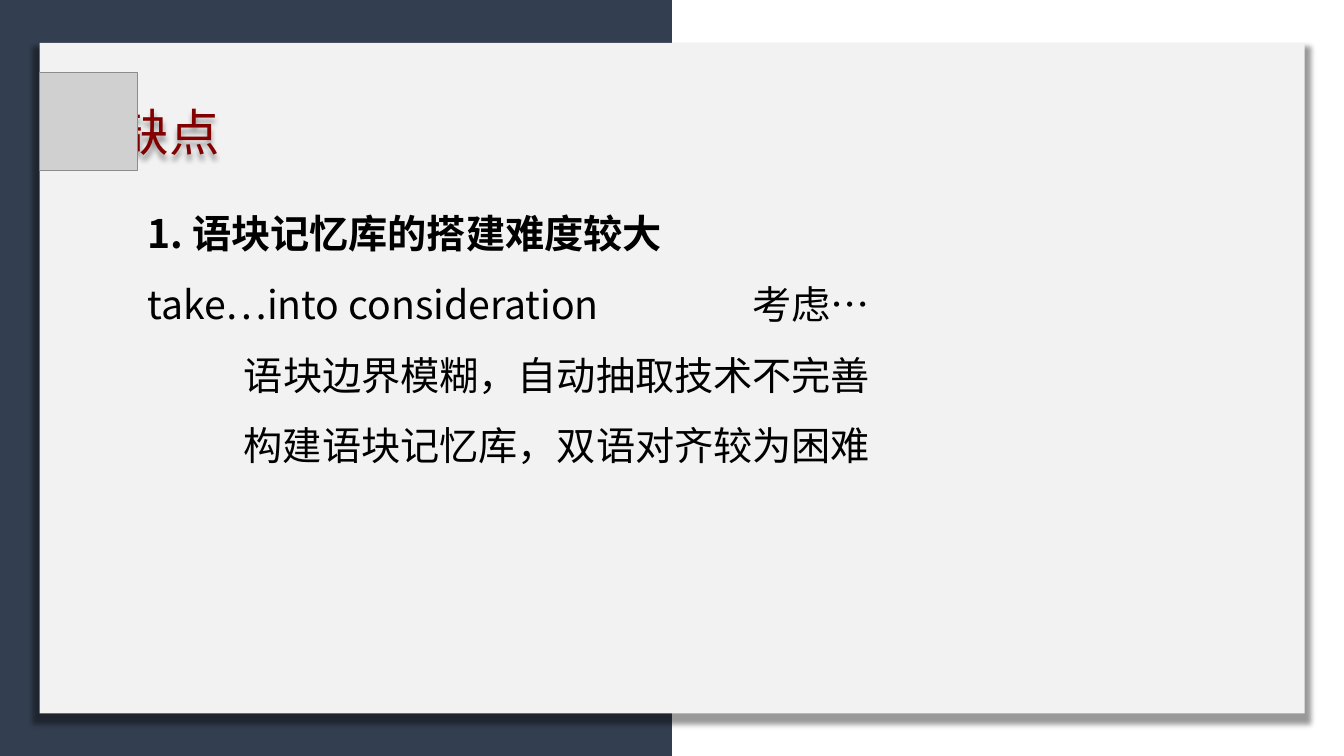
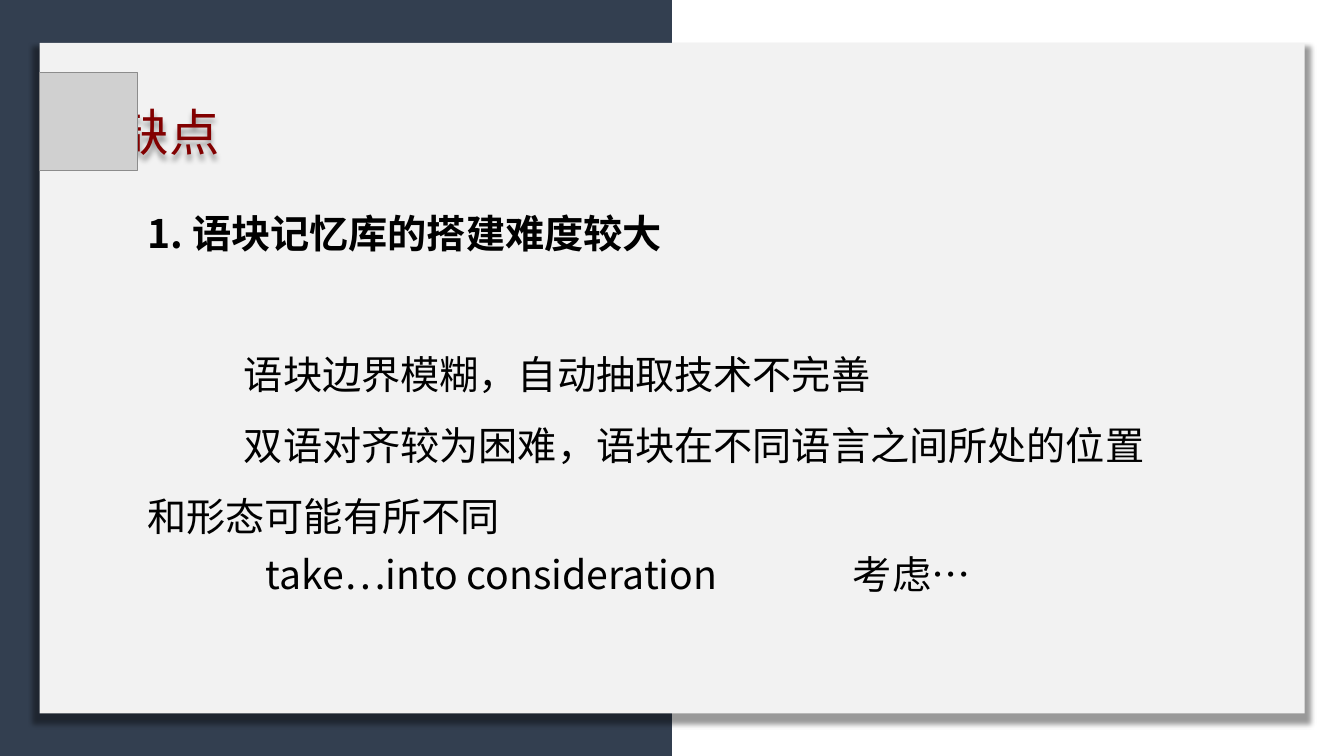
Before and after one commit to licheng0573/RosettaStone, a slide deck: slide 19 of 二组展示_10_24.pptx (slide 18 before the commit). Drawn at 1344x756 pixels with LibreOffice and Linux fonts; fonts in the diff are those of the drawing; grey boxes stand for pictures. Boxes give left, top, right and bottom in pixels: in the first picture for what was removed or moved away, otherwise in the second. Text is boxed around its words. In the diff, an @@ line names an element or a change of style, - is before the commit and + after.

```diff
--- a/二组展示_10_24.pptx
+++ b/二组展示_10_24.pptx
@@ text at <box>147,356,1144,535</box>: paragraphs added @@
+语块边界模糊，自动抽取技术不完善
+双语对齐较为困难，语块在不同语言之间所处的位置和形态可能有所不同
@@ text at <box>244,357,870,464</box>: paragraphs removed @@
-语块边界模糊，自动抽取技术不完善
-构建语块记忆库，双语对齐较为困难
@@ text at <box>266,556,970,592</box>: line spacing 1.5 to 1.25 @@
```
Also in this commit, not shown: 9 other slides changed, 2 slides added.
